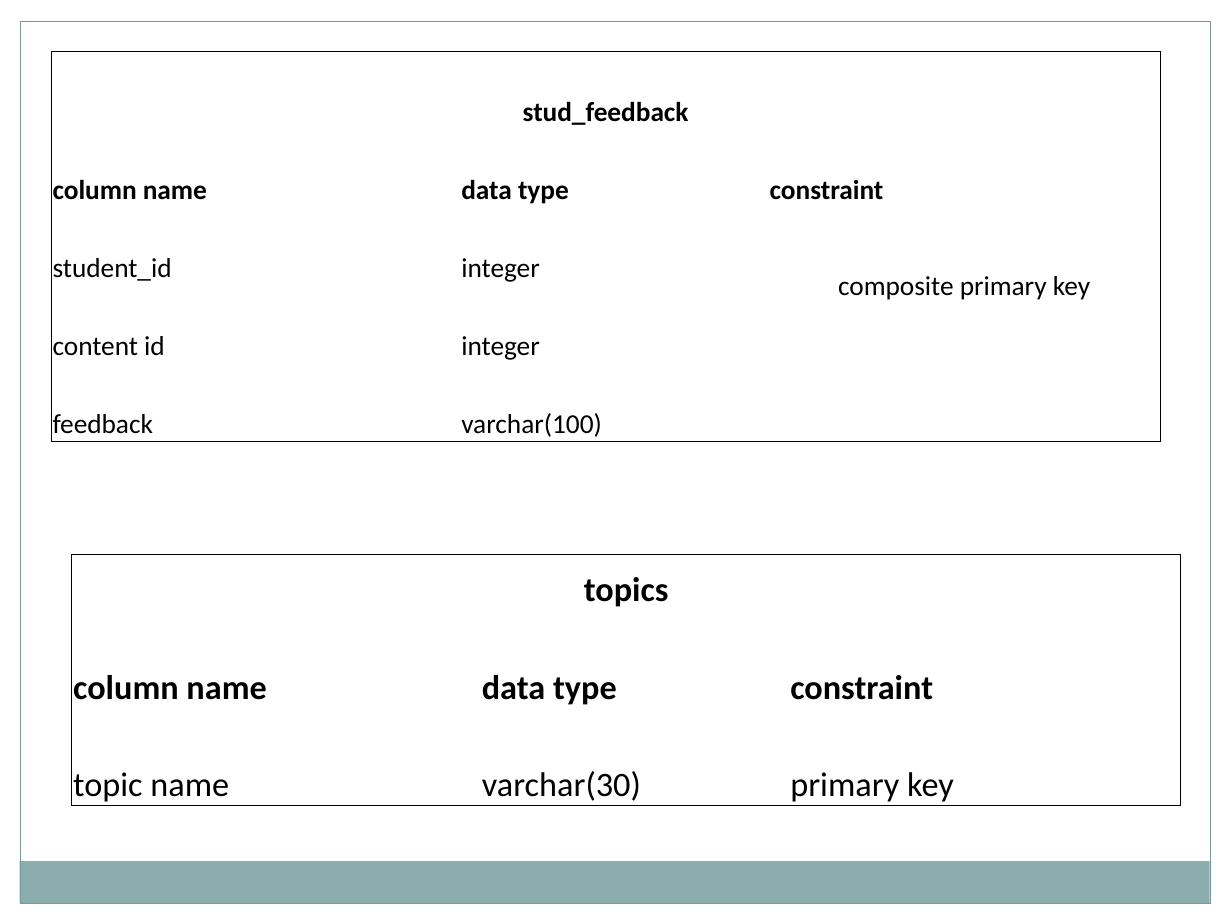
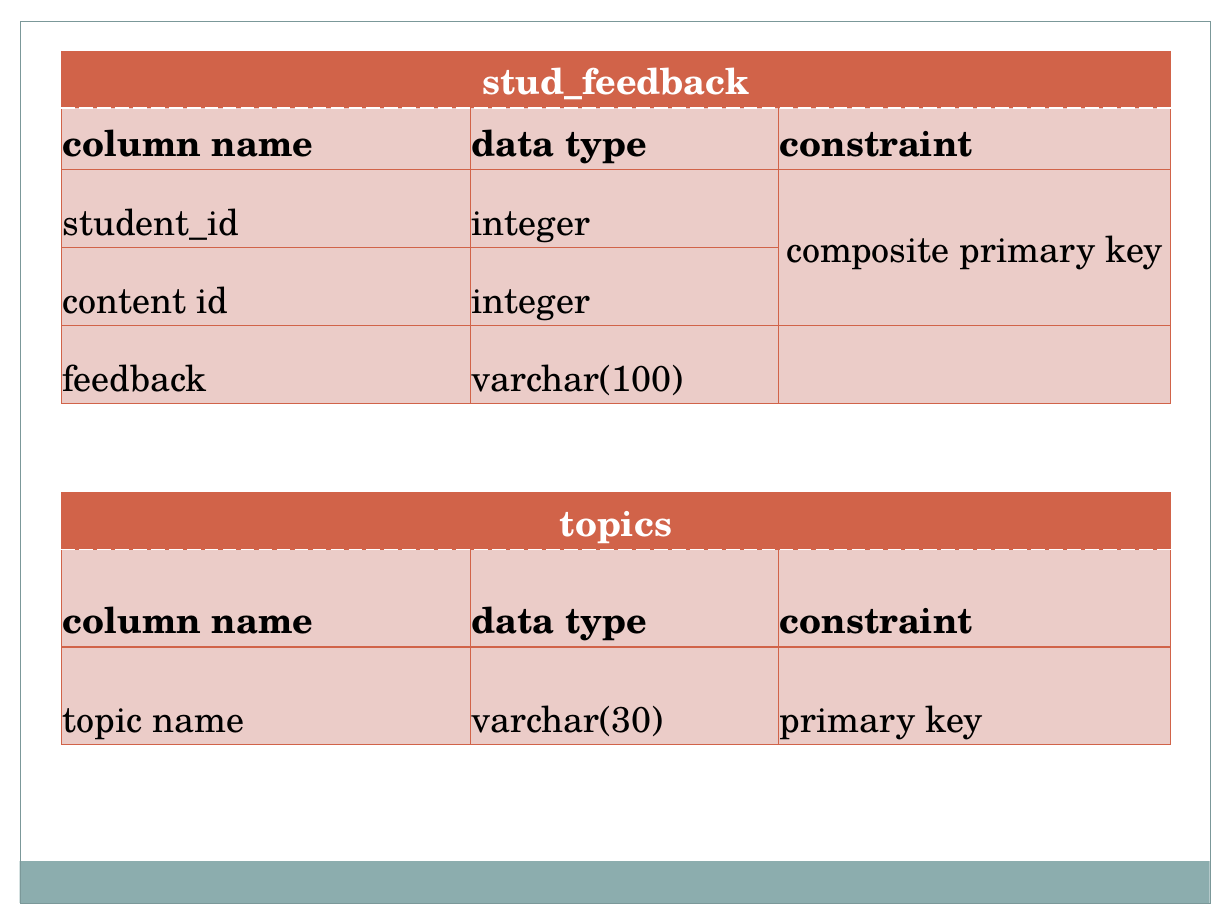
Before and after one commit to Bsccs/tutorial-site, a slide deck: slide 56 of documentation/project.pptx (slide 55 before the commit). Drawn at 1232x924 pixels with LibreOffice and Linux fonts; fonts in the diff are those of the drawing. Boxes give left, top, right and bottom in pixels: in the first picture for what was removed or moved away, otherwise in the second. Text is boxed around its words. In the diff, an @@ line names an element or a change of style, - is before the commit and + after.

```diff
--- a/documentation/project.pptx
+++ b/documentation/project.pptx
@@ table at [62, 52, 1170, 399] @@
@@ fill none to #D16349 in row 1, column 1 @@
@@ size 16 to 21 pt, font Calibri to TeX Gyre Schola @@
@@ text colour #000000 to #FFFFFF in "stud_feedback" @@
@@ borders changed @@
@@ table: place and size @@
-table at [52, 52, 1161, 442]
+table at [62, 52, 1170, 399]
@@ table at [62, 493, 1170, 744] @@
@@ fill none to #D16349 in row 1, column 1 @@
@@ size 20 to 21 pt, font Calibri to TeX Gyre Schola @@
@@ text colour #000000 to #FFFFFF in "topics" @@
@@ borders changed @@
@@ table: place and size @@
-table at [71, 554, 1180, 806]
+table at [62, 493, 1170, 744]
```
Also in this commit, not shown: 13 other slides changed, 1 slide added.
